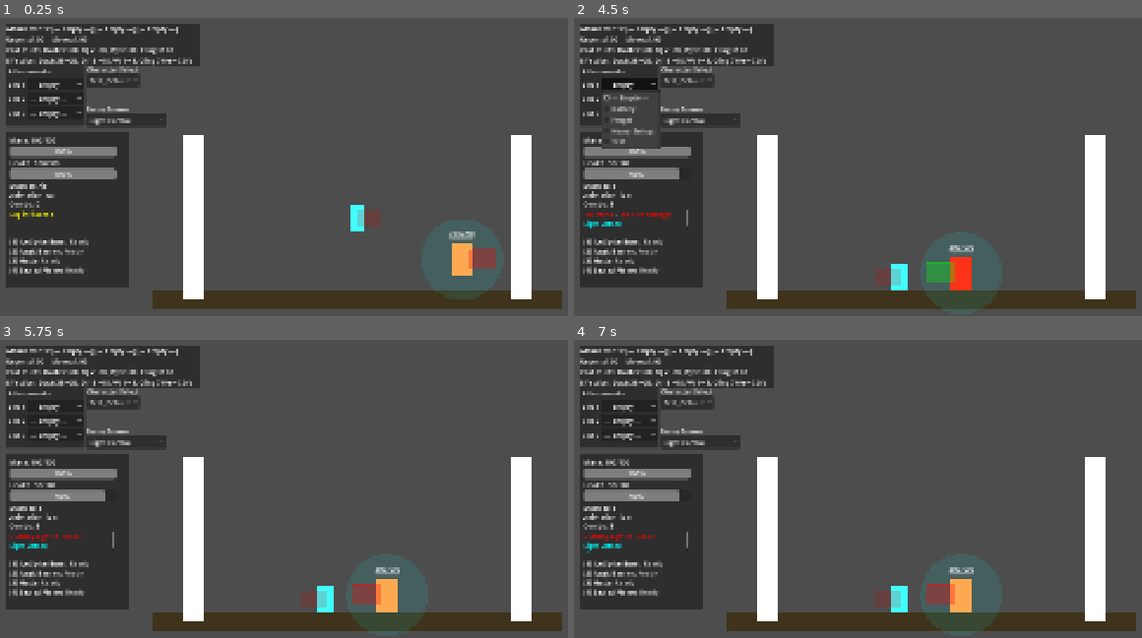
Above: before the commit, frames 1-4 (two rows, left to right).
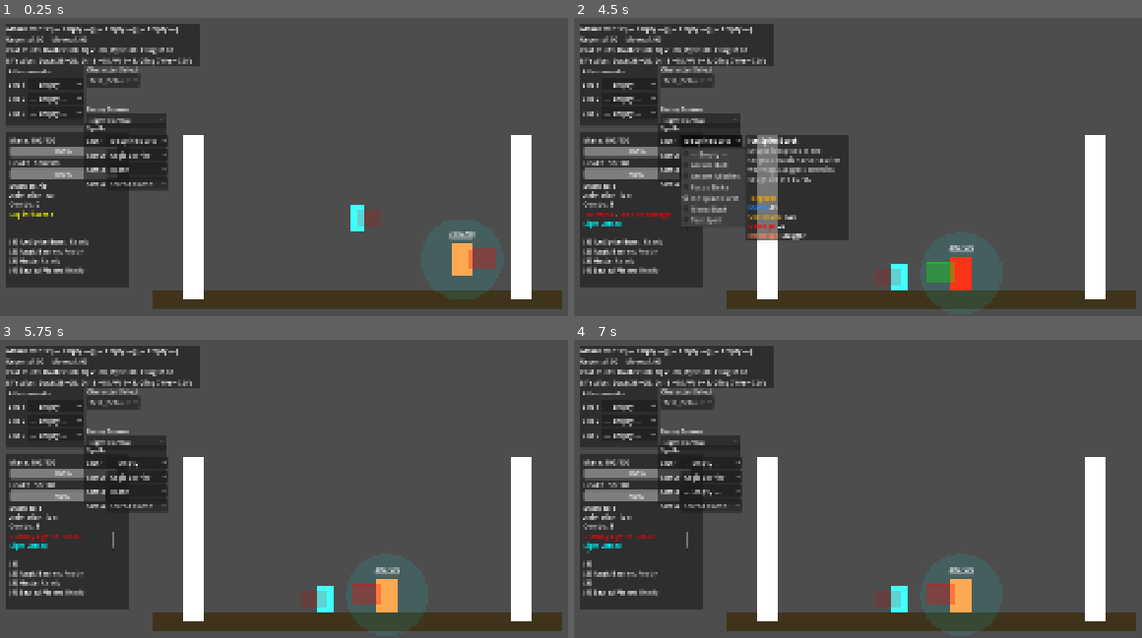
Above: after the commit, the same moments.

Repository: Korasyl/ManaBrawl
Game: Godot game, scene res://scenes/test_environment/test_environment.tscn
Same seed, same stepped clock (60 frames per second), same inputs: the game is played once before the commit and once after it.
Inputs (mouse positions are in pixels of both pictures, inside the frame that each line leads up to):
- Up to frame 1 (0.25 s): no input
- Up to frame 2 (4.5 s): click "— Empty —" at 0.5 s; click "— Empty —" at 1.25 s; click "— Empty —" at 2 s; click "Test_Default" at 2.75 s; click "Light Combo" at 3.5 s; click "— Empty —" (after the commit: "Ice Spike Burst") at 4.25 s
- Up to frame 3 (5.75 s): click "— Empty —" (after the commit: "Aegis Barrier") at 5 s
- Up to frame 4 (7 s): click "— Empty —" (after the commit: "Haste") at 5.75 s; click (710, 506) at 6.5 s, where only the run after the commit has a clickable "Sacred Flame"

The runs differ from the first frame. In frame 1, 2.0% of the frame differs, in the area x 14-30%, y 35-58%; in frame 2, 8.8%, in the area x 4-49%, y 22-75%; in frame 3, 2.2%; in frame 4, 2.2%.

Commit message:
Add spell hotswap system with duplicate prevention and tooltips
Introduces an in-game SpellSelector UI panel that lets you swap spells
into the 4 spell slots at runtime for testing. Each spell can only be
slotted once — selecting a spell in one slot removes it from all other
dropdowns. Hovering a slot shows a rich tooltip with cast type, mana
cost, cooldown, damage, interrupt type, and other relevant stats.

- Add description field to SpellData resource
- Add descriptions to all 9 existing spell .tres files
- Add set_spell_slot/get_spell_slot methods to Player
- Create SpellSelector (scene + script) with dynamic UI construction
- Wire SpellSelector into test_environment.tscn

https://claude.ai/code/session_019hwMAF9ZJCCJbohmQvJPhX

Diff:
--- a/characters/player.gd
+++ b/characters/player.gd
@@ -1980,3 +1980,28 @@
 			line_color = Color(0.6, 0.3, 1.0, 0.5)
 
 		draw_line(origin_l, aim_end, line_color, 2.0)
+
+# ---------------------------------------------------------------------------
+# Spell hot-swap helpers (called by SpellSelector UI)
+# ---------------------------------------------------------------------------
+
+func set_spell_slot(index: int, spell: SpellData) -> void:
+	if index < 0 or index >= 4:
+		return
+	# Grow array to size 4 if needed
+	while spell_slots.size() < 4:
+		spell_slots.append(null)
+	# Cancel any active queue/channel/toggle for the slot being changed
+	if queued_spell_index == index or (is_channeling_spell and channel_spell_index == index):
+		_clear_spell_queue(true)
+	if index < active_toggles.size() and active_toggles[index]:
+		active_toggles[index] = false
+	# Reset cooldown for the changed slot
+	if index < spell_cooldowns.size():
+		spell_cooldowns[index] = 0.0
+	spell_slots[index] = spell
+
+func get_spell_slot(index: int) -> SpellData:
+	if index < 0 or index >= spell_slots.size():
+		return null
+	return spell_slots[index]
--- a/resources/spells/aegis_barrier.tres
+++ b/resources/spells/aegis_barrier.tres
@@ -6,6 +6,7 @@
 [resource]
 script = ExtResource("1_spell")
 spell_name = "Aegis Barrier"
+description = "Places a destructible barrier (120 HP) that blocks projectiles and movement. Rotate before confirming placement."
 mana_cost = 35.0
 cooldown = 12.0
 cast_type = "placement"
--- a/resources/spells/arcane_bolt.tres
+++ b/resources/spells/arcane_bolt.tres
@@ -5,6 +5,7 @@
 [resource]
 script = ExtResource("1_spell")
 spell_name = "Arcane Bolt"
+description = "Fires a fast arcane projectile in a straight line. Reliable poke with low mana cost."
 mana_cost = 15.0
 cooldown = 3.0
 cast_type = "free_aim"
--- a/resources/spells/arcane_missiles.tres
+++ b/resources/spells/arcane_missiles.tres
@@ -5,6 +5,7 @@
 [resource]
 script = ExtResource("1_spell")
 spell_name = "Arcane Missiles"
+description = "Channeled: rapidly fires homing missiles at the target. Drains mana while held. Low per-hit damage but high volume."
 mana_cost = 0.0
 cooldown = 2.5
 cast_type = "targeted"
--- a/resources/spells/focus_strike.tres
+++ b/resources/spells/focus_strike.tres
@@ -5,6 +5,7 @@
 [resource]
 script = ExtResource("1_spell")
 spell_name = "Focus Strike"
+description = "Fires a homing projectile that tracks the target. Strong turn speed makes it hard to dodge."
 cooldown = 4.0
 cast_type = "targeted"
 damage = 25.0
--- a/resources/spells/haste.tres
+++ b/resources/spells/haste.tres
@@ -5,6 +5,7 @@
 [resource]
 script = ExtResource("1_spell")
 spell_name = "Haste"
+description = "Toggle: increases movement speed by 40% while active. Drains mana per second."
 mana_cost = 10.0
 cooldown = 2.0
 cast_type = "toggled"
--- a/resources/spells/ice_spike_burst.tres
+++ b/resources/spells/ice_spike_burst.tres
@@ -6,6 +6,7 @@
 [resource]
 script = ExtResource("1_spell")
 spell_name = "Ice Spike Burst"
+description = "Erupts ice spikes at the target's location after a brief warmup. Staggers enemies caught in the burst."
 mana_cost = 24.0
 cooldown = 7.0
 cast_type = "targeted"
--- a/resources/spells/mana_blast.tres
+++ b/resources/spells/mana_blast.tres
@@ -5,6 +5,7 @@
 [resource]
 script = ExtResource("1_spell")
 spell_name = "Mana Blast"
+description = "Launches a heavy bolt of raw mana. High damage and stagger, but slower projectile and costly."
 mana_cost = 30.0
 cooldown = 6.0
 cast_type = "free_aim"
--- a/resources/spells/sacred_flame.tres
+++ b/resources/spells/sacred_flame.tres
@@ -6,6 +6,7 @@
 [resource]
 script = ExtResource("1_spell")
 spell_name = "Sacred Flame"
+description = "Calls down a holy flame strike directly on the target. Deals high damage and flinches on hit."
 mana_cost = 18.0
 cooldown = 5.0
 cast_type = "targeted"
--- a/resources/spells/test_spell.tres
+++ b/resources/spells/test_spell.tres
@@ -4,4 +4,6 @@
 
 [resource]
 script = ExtResource("1_hwg6g")
+spell_name = "Test Spell"
+description = "A basic test projectile for debugging purposes."
 metadata/_custom_type_script = "uid://b6vugw0yoomsi"
--- a/scenes/test_environment/test_environment.tscn
+++ b/scenes/test_environment/test_environment.tscn
@@ -7,6 +7,7 @@
 [ext_resource type="Script" uid="uid://e8o28f46ys1y" path="res://scenes/ui/stats_switcher.gd" id="5_14n3e"]
 [ext_resource type="PackedScene" uid="uid://o351sfl3a6pq" path="res://scenes/ui/attunement_selector.tscn" id="6_tskly"]
 [ext_resource type="PackedScene" uid="uid://bameytsdik84q" path="res://scenes/ui/dummy_behavior_selector.tscn" id="7_bhvr"]
+[ext_resource type="PackedScene" path="res://scenes/ui/spell_selector.tscn" id="8_spsel"]
 
 [sub_resource type="RectangleShape2D" id="RectangleShape2D_al67s"]
 size = Vector2(1000, 50)
@@ -88,3 +89,10 @@
 offset_right = -660.0
 offset_bottom = 27.0
 dummy_path = NodePath("../TrainingDummy")
+
+[node name="SpellSelector" parent="." instance=ExtResource("8_spsel")]
+offset_left = -660.0
+offset_top = 70.0
+offset_right = -660.0
+offset_bottom = 70.0
+player_path = NodePath("../Player")
--- /dev/null
+++ b/scenes/ui/spell_selector.gd
@@ -0,0 +1,326 @@
+extends Control
+class_name SpellSelector
+
+@export var player_path: NodePath
+@export var spells_folder: String = "res://resources/spells/"
+@export var allow_empty: bool = true
+
+# Dropdown references (set up in _ready via the scene tree)
+var _dropdowns: Array[OptionButton] = []
+
+# Tooltip panel nodes
+var _tooltip_panel: Panel = null
+var _tooltip_label: RichTextLabel = null
+
+var _player: Node = null
+var _spells: Array[SpellData] = []
+
+const SLOT_COUNT := 4
+
+func _ready() -> void:
+	_player = _resolve_player()
+	if _player == null:
+		push_error("SpellSelector: Player not found. Set player_path or add Player to group 'player'.")
+		return
+
+	_spells = _load_spells(spells_folder)
+	_build_ui()
+	_sync_from_player()
+
+# ---------------------------------------------------------------------------
+# Player resolution (same pattern as AttunementSelector)
+# ---------------------------------------------------------------------------
+
+func _resolve_player() -> Node:
+	if player_path != NodePath():
+		return get_node_or_null(player_path)
+	var p := get_tree().get_first_node_in_group("player")
+	if p:
+		return p
+	return null
+
+# ---------------------------------------------------------------------------
+# Spell loading
+# ---------------------------------------------------------------------------
+
+func _load_spells(folder: String) -> Array[SpellData]:
+	var out: Array[SpellData] = []
+	var dir := DirAccess.open(folder)
+	if dir == null:
+		push_error("SpellSelector: Could not open folder: %s" % folder)
+		return out
+
+	dir.list_dir_begin()
+	while true:
+		var file := dir.get_next()
+		if file == "":
+			break
+		if dir.current_is_dir():
+			continue
+		if not file.ends_with(".tres"):
+			continue
+
+		var res := load(folder.path_join(file))
+		if res is SpellData:
+			out.append(res)
+
+	dir.list_dir_end()
+	out.sort_custom(func(a, b): return a.spell_name < b.spell_name)
+	return out
+
+# ---------------------------------------------------------------------------
+# Dynamic UI construction
+# ---------------------------------------------------------------------------
+
+func _build_ui() -> void:
+	# --- Background panel ---
+	var bg := Panel.new()
+	bg.name = "BackgroundPanel"
+	bg.position = Vector2(-6, 0)
+	bg.size = Vector2(200, 28 + SLOT_COUNT * 28)
+	add_child(bg)
+
+	# --- VBoxContainer for slot rows ---
+	var vbox := VBoxContainer.new()
+	vbox.name = "VBoxContainer"
+	vbox.position = Vector2(0, 0)
+	vbox.size = Vector2(188, 0)
+	add_child(vbox)
+
+	# Title
+	var title := Label.new()
+	title.text = "Spells"
+	vbox.add_child(title)
+
+	# Slot rows
+	for i in range(SLOT_COUNT):
+		var row := HBoxContainer.new()
+		row.name = "Slot%dRow" % (i + 1)
+		vbox.add_child(row)
+
+		var lbl := Label.new()
+		lbl.text = "Slot %d" % (i + 1)
+		lbl.custom_minimum_size.x = 44
+		row.add_child(lbl)
+
+		var dd := OptionButton.new()
+		dd.name = "Slot%dDropdown" % (i + 1)
+		dd.focus_mode = Control.FOCUS_NONE
+		dd.custom_minimum_size.x = 140
+		row.add_child(dd)
+
+		_dropdowns.append(dd)
+
+		# Connect selection signal (capture slot index via lambda)
+		var slot_idx := i
+		dd.item_selected.connect(func(item_idx): _apply_selection(slot_idx, item_idx))
+
+		# Connect hover signals for tooltip
+		dd.mouse_entered.connect(func(): _show_tooltip_for_dropdown(dd, slot_idx))
+		dd.mouse_exited.connect(func(): _hide_tooltip())
+
+	# --- Tooltip popup (starts hidden) ---
+	_tooltip_panel = Panel.new()
+	_tooltip_panel.name = "TooltipPanel"
+	_tooltip_panel.visible = false
+	_tooltip_panel.z_index = 100
+	_tooltip_panel.mouse_filter = Control.MOUSE_FILTER_IGNORE
+	add_child(_tooltip_panel)
+
+	_tooltip_label = RichTextLabel.new()
+	_tooltip_label.name = "TooltipLabel"
+	_tooltip_label.bbcode_enabled = true
+	_tooltip_label.fit_content = true
+	_tooltip_label.scroll_active = false
+	_tooltip_label.mouse_filter = Control.MOUSE_FILTER_IGNORE
+	_tooltip_label.position = Vector2(6, 4)
+	_tooltip_label.size = Vector2(238, 200)
+	_tooltip_panel.add_child(_tooltip_label)
+
+	# Populate all dropdowns
+	_refresh_all_dropdowns()
+
+# ---------------------------------------------------------------------------
+# Dropdown population with duplicate-prevention
+# ---------------------------------------------------------------------------
+
+func _refresh_all_dropdowns() -> void:
+	# Gather which spells are currently selected in each slot
+	var selected_spells: Array[SpellData] = []
+	for i in range(SLOT_COUNT):
+		selected_spells.append(_get_current_spell_for_slot(i))
+
+	for i in range(SLOT_COUNT):
+		_populate_dropdown(i, selected_spells)
+
+func _populate_dropdown(slot_index: int, selected_spells: Array[SpellData]) -> void:
+	var dd := _dropdowns[slot_index]
+	var current_spell := selected_spells[slot_index]
+
+	# Remember scroll position-ish: just track what we want selected
+	dd.clear()
+
+	if allow_empty:
+		dd.add_item("— Empty —", -1)
+
+	var select_idx := 0  # default to empty
+
+	for i in range(_spells.size()):
+		var spell := _spells[i]
+
+		# Check if this spell is already used in another slot (duplicate prevention)
+		var used_in_other_slot := false
+		for s in range(SLOT_COUNT):
+			if s == slot_index:
+				continue
+			if selected_spells[s] == spell:
+				used_in_other_slot = true
+				break
+
+		if used_in_other_slot:
+			continue  # Don't add spells that are already slotted elsewhere
+
+		var label := spell.spell_name if spell.spell_name != "" else "Unnamed"
+		dd.add_item(label, i)
+
+		# Check if this is the currently selected spell for this slot
+		if current_spell == spell:
+			select_idx = dd.item_count - 1
+
+	dd.select(select_idx)
+
+func _get_current_spell_for_slot(slot_index: int) -> SpellData:
+	if _player and _player.has_method("get_spell_slot"):
+		return _player.call("get_spell_slot", slot_index)
+	return null
+
+# ---------------------------------------------------------------------------
+# Selection handling
+# ---------------------------------------------------------------------------
+
+func _apply_selection(slot_index: int, item_index: int) -> void:
+	var chosen: SpellData = null
+
+	if allow_empty and item_index == 0:
+		chosen = null
+	else:
+		# The item metadata id maps back to the _spells array index
+		var dd := _dropdowns[slot_index]
+		var spell_list_index: int = dd.get_item_id(item_index)
+		if spell_list_index >= 0 and spell_list_index < _spells.size():
+			chosen = _spells[spell_list_index]
+
+	if _player and _player.has_method("set_spell_slot"):
+		_player.call("set_spell_slot", slot_index, chosen)
+	else:
+		push_error("SpellSelector: Player missing method set_spell_slot(index, spell).")
+
+	# Drop focus so Space/gameplay keys never interact with dropdown
+	_dropdowns[slot_index].release_focus()
+
+	# Refresh all dropdowns to update available options (duplicate prevention)
+	_refresh_all_dropdowns()
+
+	# Update tooltip if still hovering
+	_show_tooltip_for_dropdown(_dropdowns[slot_index], slot_index)
+
+# ---------------------------------------------------------------------------
+# Sync dropdowns from player's current spell_slots on startup
+# ---------------------------------------------------------------------------
+
+func _sync_from_player() -> void:
+	if not _player or not _player.has_method("get_spell_slot"):
+		return
+
+	# The dropdowns were already populated — just re-run refresh which handles selection
+	_refresh_all_dropdowns()
+
+# ---------------------------------------------------------------------------
+# Tooltip display
+# ---------------------------------------------------------------------------
+
+func _show_tooltip_for_dropdown(dd: OptionButton, slot_index: int) -> void:
+	var spell := _get_current_spell_for_slot(slot_index)
+	if spell == null:
+		_hide_tooltip()
+		return
+
+	var text := _build_tooltip_text(spell)
+	_tooltip_label.text = text
+
+	# Wait a frame so RichTextLabel computes content height
+	await get_tree().process_frame
+	if not is_instance_valid(_tooltip_panel):
+		return
+
+	var content_h := _tooltip_label.get_content_height() + 8
+	var panel_w := 250.0
+	_tooltip_panel.size = Vector2(panel_w, content_h)
+	_tooltip_label.size = Vector2(panel_w - 12, content_h)
+
+	# Position tooltip to the right of the dropdown
+	var dd_rect := dd.get_global_rect()
+	var tip_pos := Vector2(dd_rect.end.x + 8, dd_rect.position.y)
+
+	# Convert from global to local for this Control
+	_tooltip_panel.global_position = tip_pos
+	_tooltip_panel.visible = true
+
+func _hide_tooltip() -> void:
+	if _tooltip_panel:
+		_tooltip_panel.visible = false
+
+func _build_tooltip_text(spell: SpellData) -> String:
+	var lines: Array[String] = []
+	lines.append("[b][color=white]%s[/color][/b]" % spell.spell_name)
+
+	if spell.description != "":
+		lines.append("[color=silver]%s[/color]" % spell.description)
+
+	lines.append("")
+
+	# Cast type tag
+	var type_color := "cyan"
+	match spell.cast_type:
+		"free_aim": type_color = "cyan"
+		"targeted": type_color = "orange"
+		"toggled": type_color = "lime"
+		"placement": type_color = "yellow"
+	lines.append("[color=%s]%s[/color]" % [type_color, spell.cast_type.capitalize()])
+
+	# Core stats
+	lines.append("[color=dodgerblue]Mana:[/color] %.0f" % spell.mana_cost)
+	lines.append("[color=goldenrod]Cooldown:[/color] %.1fs" % spell.cooldown)
+
+	if spell.damage > 0:
+		lines.append("[color=red]Damage:[/color] %.0f" % spell.damage)
+
+	if spell.interrupt_type != "none" and spell.interrupt_type != "":
+		lines.append("[color=coral]Interrupt:[/color] %s" % spell.interrupt_type.capitalize())
+
+	# Channeled info
+	if spell.is_channeled:
+		lines.append("")
+		lines.append("[color=violet]Channeled[/color]")
+		lines.append("  Drain: %.0f mana/s" % spell.channel_mana_drain_per_second)
+		lines.append("  Fire rate: %.2fs" % spell.channel_fire_interval)
+
+	# Toggle info
+	if spell.cast_type == "toggled":
+		lines.append("[color=lime]Drain:[/color] %.0f mana/s" % spell.toggle_mana_drain)
+
+	# Projectile speed (if relevant)
+	if spell.projectile_speed > 0:
+		lines.append("[color=silver]Speed:[/color] %.0f" % spell.projectile_speed)
+
+	# Homing (if targeted with projectile delivery)
+	if spell.cast_type == "targeted" and spell.targeted_delivery == "projectile":
+		lines.append("[color=silver]Homing:[/color] %.0f deg/s" % rad_to_deg(spell.targeted_homing_turn_speed))
+
+	# Movement modifiers
+	if spell.prevent_move:
+		lines.append("[color=red]Prevents movement[/color]")
+	elif spell.slow_move != 1.0 and spell.cast_type != "toggled":
+		lines.append("[color=yellow]Move speed: %.0f%%[/color]" % (spell.slow_move * 100))
+
+	return "\n".join(lines)
--- /dev/null
+++ b/scenes/ui/spell_selector.tscn
@@ -0,0 +1,12 @@
+[gd_scene format=3]
+
+[ext_resource type="Script" path="res://scenes/ui/spell_selector.gd" id="1_spell_sel"]
+
+[node name="SpellSelector" type="Control"]
+layout_mode = 3
+anchors_preset = 15
+anchor_right = 1.0
+anchor_bottom = 1.0
+grow_horizontal = 2
+grow_vertical = 2
+script = ExtResource("1_spell_sel")
--- a/scripts/combat/spell_data.gd
+++ b/scripts/combat/spell_data.gd
@@ -2,6 +2,7 @@
 class_name SpellData
 
 @export var spell_name: String = ""
+@export_multiline var description: String = ""
 @export var mana_cost: float = 20.0
 @export var cooldown: float = 5.0
 @export_enum("targeted", "free_aim", "toggled", "placement") var cast_type: String = "free_aim"
